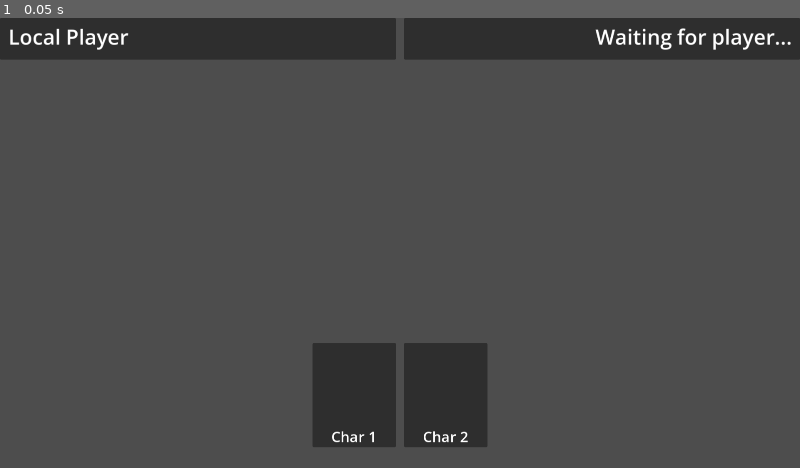
Above: before the commit, frame 1.
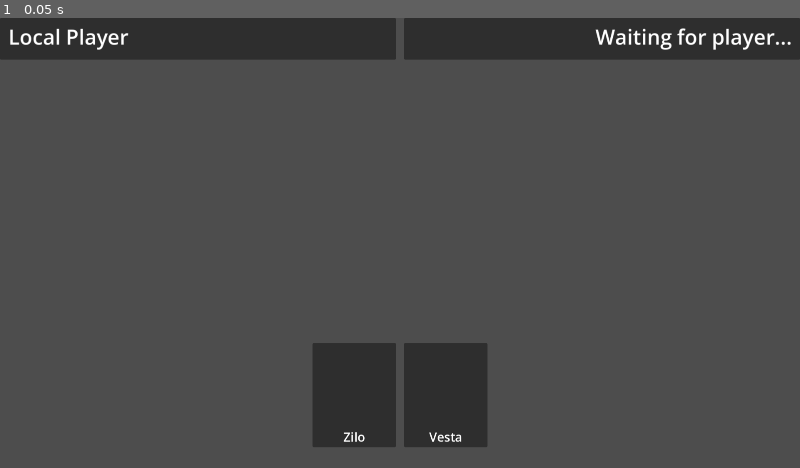
Above: after the commit, the same moment.

Repository: CUGG-2025-Puzzlers/hex-arena
Game: Godot game, scene res://scenes/character_select.tscn
Same seed, same stepped clock (60 frames per second), same inputs: the game is played once before the commit and once after it. This scene is started directly instead of the project's main scene.
Inputs:
- Up to frame 1 (0.05 s): no input

The runs differ from the first frame. In frame 1, 0.1% of the frame differs, in the area x 41-59%, y 91-95%.

Commit message:
Created a selectable character panel

Diff:
--- a/scenes/character_select.tscn
+++ b/scenes/character_select.tscn
@@ -1,6 +1,7 @@
 [gd_scene format=3 uid="uid://dbdtjmxxusy04"]
 
 [ext_resource type="Script" uid="uid://c0gojosq378ye" path="res://scripts/character_select.gd" id="1_x8mhf"]
+[ext_resource type="PackedScene" uid="uid://b3a0qvr67qhuw" path="res://scenes/selectable_character.tscn" id="2_jgus3"]
 
 [node name="CharacterSelect" type="Node2D" unique_id=1709553184]
 script = ExtResource("1_x8mhf")
@@ -47,44 +48,10 @@
 size_flags_vertical = 0
 theme_override_constants/separation = 20
 
-[node name="CharacterPanel" type="Panel" parent="CenterContainer/CharacterList" unique_id=1991876662]
-custom_minimum_size = Vector2(200, 250)
+[node name="SelectableCharacter" parent="CenterContainer/CharacterList" unique_id=20013062 instance=ExtResource("2_jgus3")]
 layout_mode = 2
-size_flags_horizontal = 4
-size_flags_vertical = 4
+character = 1
 
-[node name="CharacterPortrait" type="TextureRect" parent="CenterContainer/CharacterList/CharacterPanel" unique_id=142918293]
-layout_mode = 0
-offset_right = 200.0
-offset_bottom = 200.0
-
-[node name="CharacterName" type="Label" parent="CenterContainer/CharacterList/CharacterPanel" unique_id=715577369]
-layout_mode = 0
-offset_top = 200.0
-offset_right = 200.0
-offset_bottom = 250.0
-theme_override_font_sizes/font_size = 35
-text = "Char 1"
-horizontal_alignment = 1
-vertical_alignment = 1
-
-[node name="CharacterPanel2" type="Panel" parent="CenterContainer/CharacterList" unique_id=567378931]
-custom_minimum_size = Vector2(200, 250)
+[node name="SelectableCharacter2" parent="CenterContainer/CharacterList" unique_id=1268722044 instance=ExtResource("2_jgus3")]
 layout_mode = 2
-size_flags_horizontal = 4
-size_flags_vertical = 4
-
-[node name="CharacterPortrait" type="TextureRect" parent="CenterContainer/CharacterList/CharacterPanel2" unique_id=1381679696]
-layout_mode = 0
-offset_right = 200.0
-offset_bottom = 200.0
-
-[node name="CharacterName" type="Label" parent="CenterContainer/CharacterList/CharacterPanel2" unique_id=888583893]
-layout_mode = 0
-offset_top = 200.0
-offset_right = 200.0
-offset_bottom = 250.0
-theme_override_font_sizes/font_size = 35
-text = "Char 2"
-horizontal_alignment = 1
-vertical_alignment = 1
+character = 2
--- /dev/null
+++ b/scenes/selectable_character.tscn
@@ -0,0 +1,34 @@
+[gd_scene format=3 uid="uid://b3a0qvr67qhuw"]
+
+[ext_resource type="Script" uid="uid://11e8kg77ynmx" path="res://scripts/characters/selectable_character.gd" id="1_eh4gj"]
+
+[node name="SelectableCharacter" type="Panel" unique_id=20013062]
+custom_minimum_size = Vector2(200, 250)
+anchors_preset = 15
+anchor_right = 1.0
+anchor_bottom = 1.0
+offset_right = -1720.0
+offset_bottom = -830.0
+grow_horizontal = 2
+grow_vertical = 2
+pivot_offset_ratio = Vector2(0.5, 0.5)
+script = ExtResource("1_eh4gj")
+
+[node name="Icon" type="TextureRect" parent="." unique_id=1492950793]
+unique_name_in_owner = true
+custom_minimum_size = Vector2(200, 200)
+layout_mode = 0
+offset_right = 40.0
+offset_bottom = 40.0
+
+[node name="Name" type="Label" parent="." unique_id=528743374]
+unique_name_in_owner = true
+custom_minimum_size = Vector2(200, 50)
+layout_mode = 0
+offset_top = 200.0
+offset_right = 200.0
+offset_bottom = 250.0
+theme_override_font_sizes/font_size = 30
+text = "None"
+horizontal_alignment = 1
+vertical_alignment = 1
--- /dev/null
+++ b/scripts/characters/selectable_character.gd
@@ -0,0 +1,45 @@
+@tool
+extends Panel
+
+@export var icon: Texture:
+	set(value):
+		icon = value
+		_set_display_icon()
+
+@export var character: Util.Character = Util.Character.None:
+	set(value):
+		character = value
+		_set_display_name()
+
+var hovered: bool = false
+
+func _ready() -> void:
+	if Engine.is_editor_hint():
+		return
+
+	mouse_entered.connect(_on_mouse_entered)
+	mouse_exited.connect(_on_mouse_exited)
+
+#region GUI Event Listeners
+
+func _gui_input(event: InputEvent) -> void:
+	if event is InputEventMouseButton and event.button_index == MOUSE_BUTTON_LEFT:
+		if event.is_pressed():
+			_on_mouse_pressed()
+
+func _on_mouse_entered():
+	scale *= 1.1
+
+func _on_mouse_exited():
+	scale /= 1.1
+
+func _on_mouse_pressed():
+	pass
+
+#endregion
+
+func _set_display_icon():
+	%Icon.texture = icon
+
+func _set_display_name():
+	%Name.text = Util.Character.keys()[character]
Not shown, added: scripts/characters/selectable_character.gd.uid
